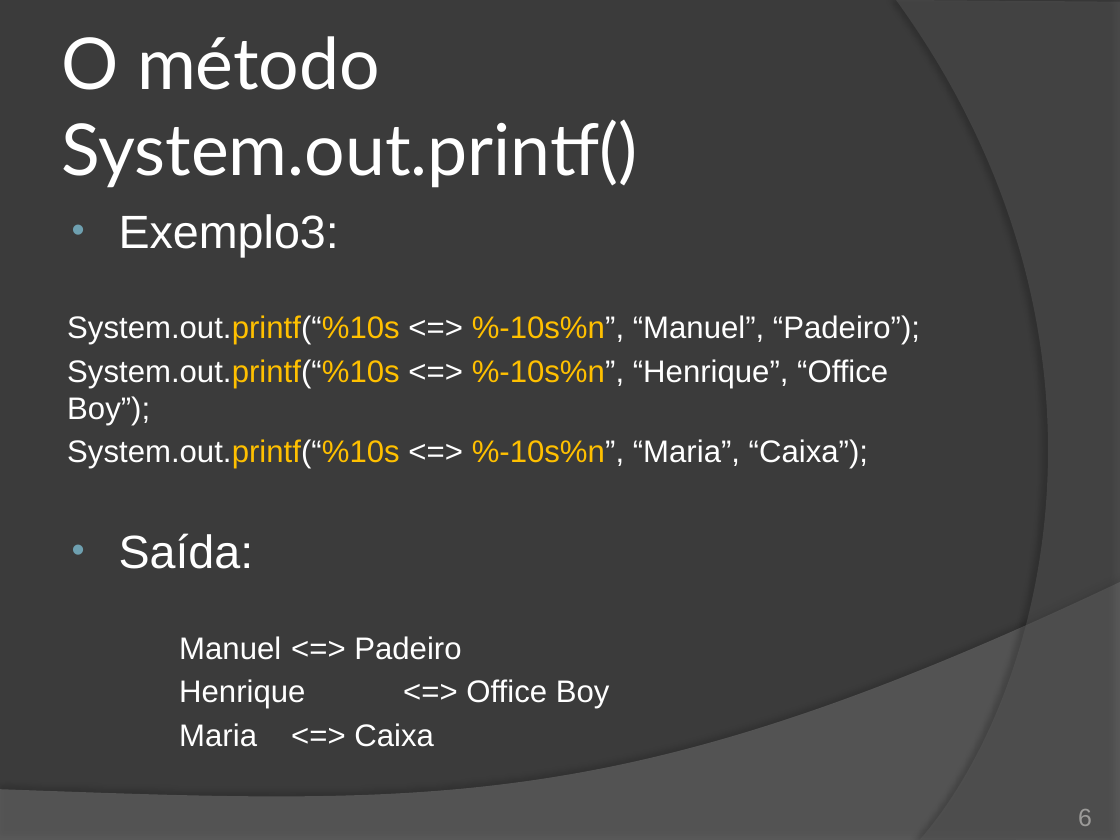
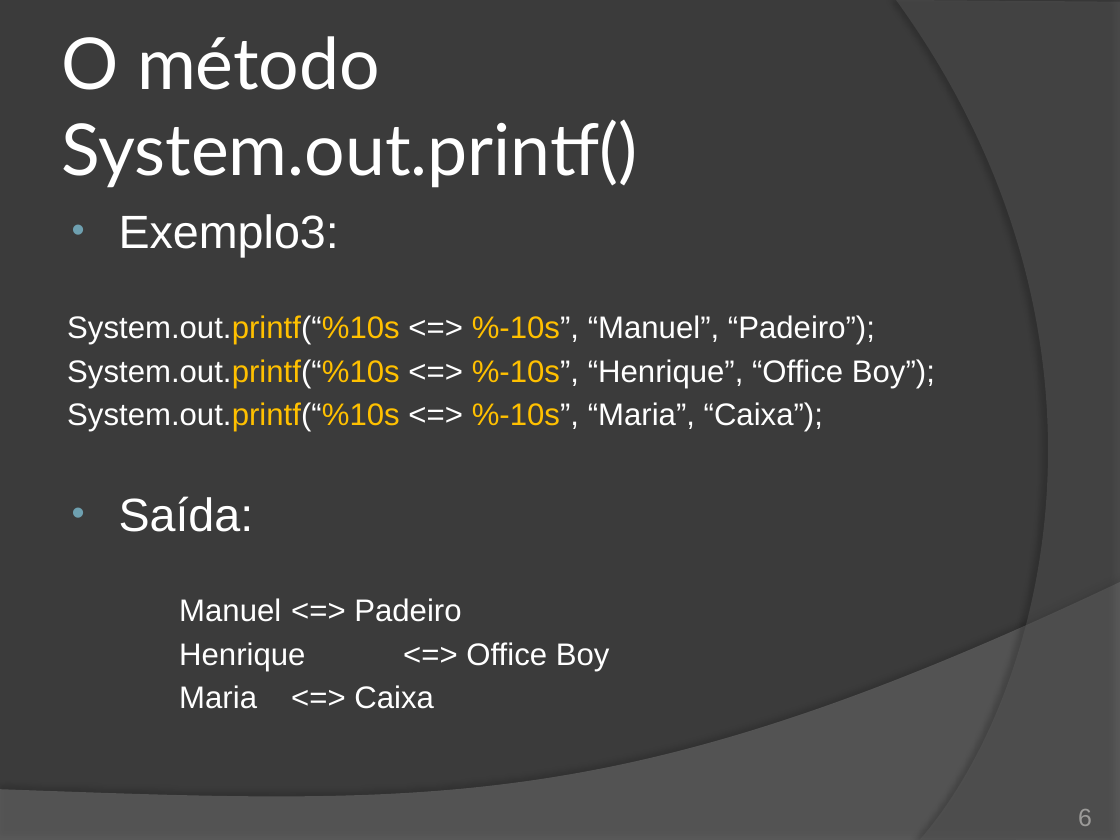
Before and after one commit to duchesqui/slzvieira-training, a slide deck: slide 6 of trunk/2-Java-Programmer-Modulo-II/02.Capitulo01.pptx. Drawn at 1120x840 pixels with LibreOffice and Linux fonts; fonts in the diff are those of the drawing. Boxes give left, top, right and bottom in pixels: in the first picture for what was removed or moved away, otherwise in the second. Text is boxed around its words. In the diff, an @@ line names an element or a change of style, - is before the commit and + after.

```diff
--- a/trunk/2-Java-Programmer-Modulo-II/02.Capitulo01.pptx
+++ b/trunk/2-Java-Programmer-Modulo-II/02.Capitulo01.pptx
@@ text at (x1=67, y1=315, x2=935, y2=431): text changed @@
-System.out.printf(“%10s <=> %-10s%n”, “Manuel”, “Padeiro”);
-System.out.printf(“%10s <=> %-10s%n”, “Henrique”, “Office Boy”);
-System.out.printf(“%10s <=> %-10s%n”, “Maria”, “Caixa”);
+System.out.printf(“%10s <=> %-10s”, “Manuel”, “Padeiro”);
+System.out.printf(“%10s <=> %-10s”, “Henrique”, “Office Boy”);
+System.out.printf(“%10s <=> %-10s”, “Maria”, “Caixa”);
```
Also in this commit, not shown: 1 other slide changed, 7 other files.
